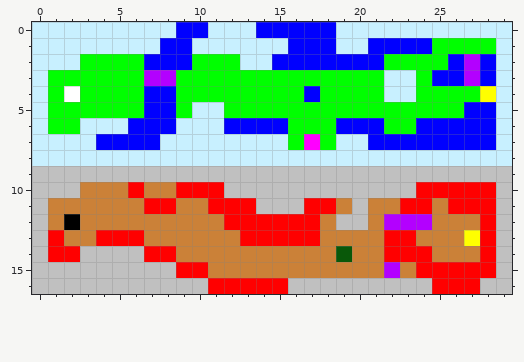
Pixel-art sprite: assets/images/level3.png. Above is the file before it was changed.
The file is 30x17 pixels.
Once edited:
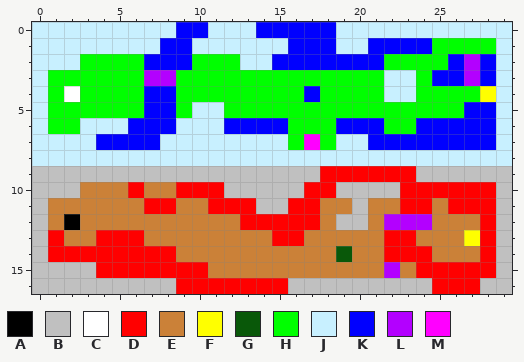
Palette (. is transparent): A #000000  B #c0c0c0  C #ffffff  D #ff0000  E #cb8138  F #ffff00  G #095809  H #00ff00  J #c8f0ff  K #0000ff  L #b300ff  M #ff00ff
Difference:
Colour B gives way to colour D in row 9 at x 18 to 23; in row 10 at x 17 to 18 and 23; in row 11 at x 16; in row 14 at x 3 to 6; in row 15 at x 4 to 8; in row 16 at x 9 to 10.
Colour D gives way to colour E in row 11 at x 18; in row 12 at x 12; in row 13 at x 13 to 14 and 17.
Pixel boxes of the changes (left, top, right, bottom) in both pictures:
changed: (80, 166, 416, 294)
